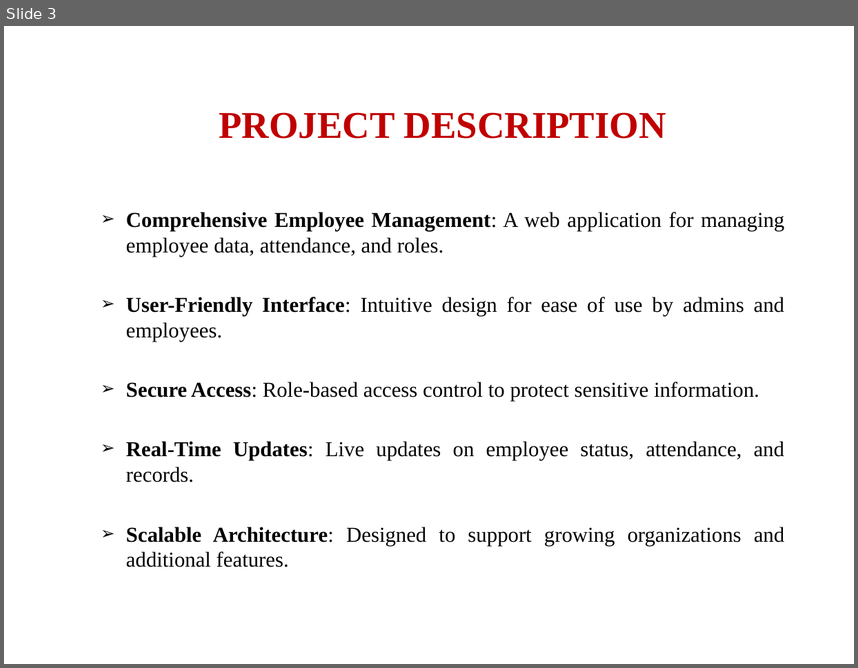
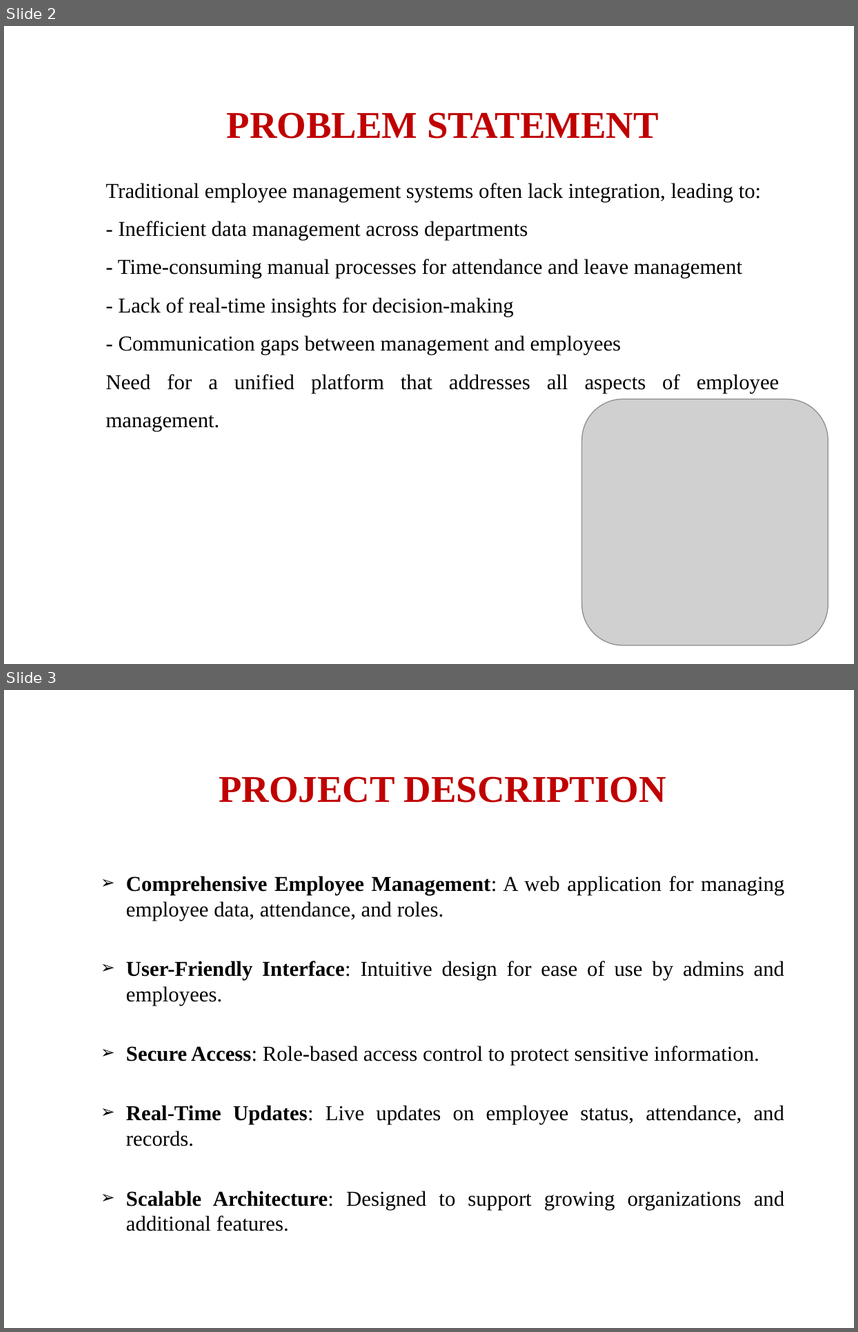
Before and after one commit to Immanuvel1207/Employee-Management-System, a slide deck: Employee-management-system.pptx. Shown one above the other, each under a label of ours: slide 3 before the commit, slides 2 and 3 after it. The pictures are 858x668 and 858x1332 pixels, drawn with LibreOffice and Linux fonts; fonts in the diff are those of the drawing; grey boxes stand for pictures; background and template pictures are left out. Boxes give left, top, right and bottom in pixels: in the first picture for what was removed or moved away, otherwise in the second. Text is boxed around its words. In the diff, an @@ line names an element or a change of style, - is before the commit and + after.

```diff
--- a/Employee-management-system.pptx
+++ b/Employee-management-system.pptx
@@ slide 2 added at (4, 26, 854, 664), background picture (left out) @@
@@ title added at (227, 112, 659, 138), 32 pt, text #C00000, bold @@
+PROBLEM STATEMENT
@@ text added at (106, 183, 780, 431), 18 pt, text #000000 @@
+Traditional employee management systems often lack integration, leading to:
+- Inefficient data management across departments
+- Time-consuming manual processes for attendance and leave management
+- Lack of real-time insights for decision-making
+- Communication gaps between management and employees
+Need for a unified platform that addresses all aspects of employee management.
@@ picture added at (582, 399, 829, 646) @@
```
Also in this commit, not shown: 3 slides changed, 11 other slides added, 4 slides removed, 19 other files.
